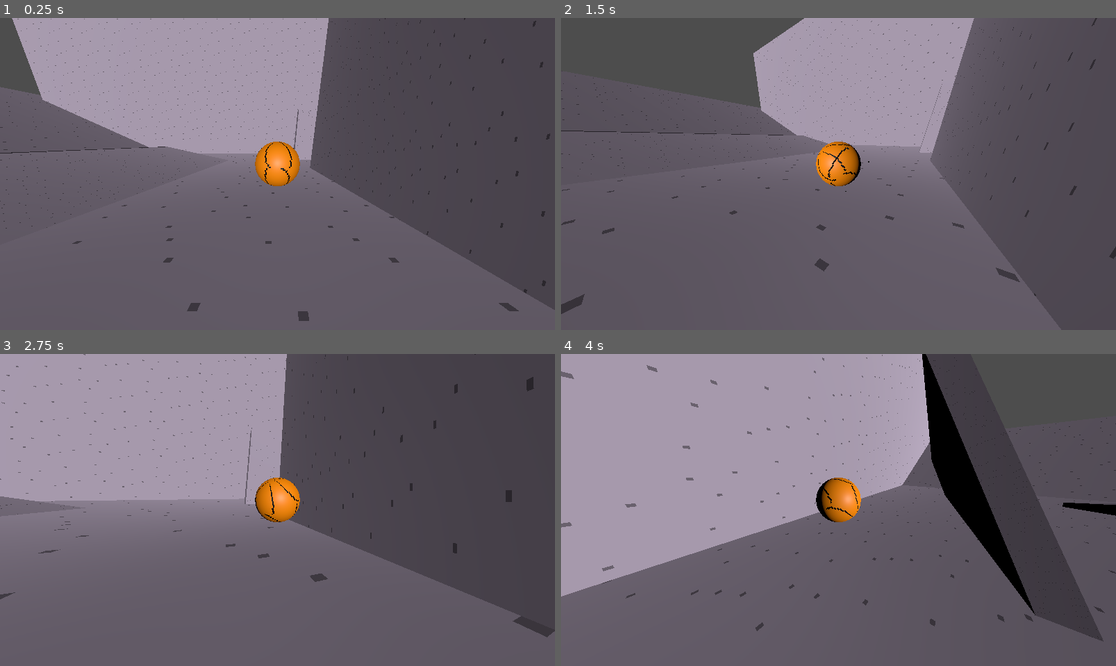
Above: before the commit, frames 1-4 (two rows, left to right).
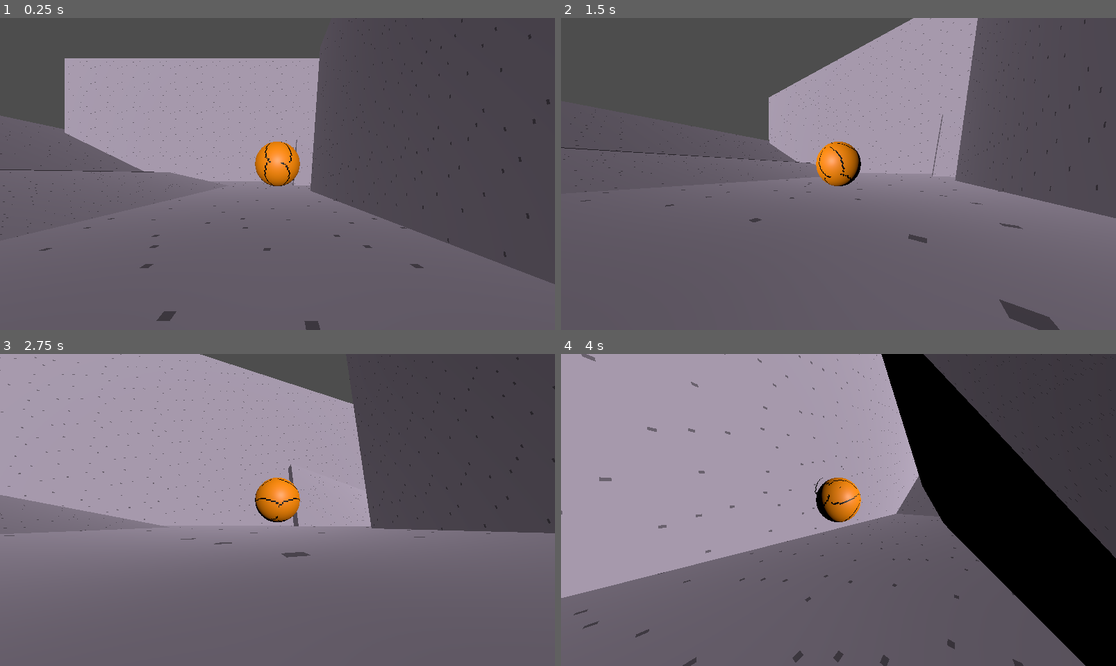
Above: after the commit, the same moments.

Repository: sleepycabbage/Murder-Balls
Game: Godot game, scene res://node_3d.tscn
Two runs of this game, one before a commit and one after it. Both use one fixed random seed, a clock stepped at 60 frames per second and the inputs below.
Inputs (mouse positions are in pixels of both pictures, inside the frame that each line leads up to):
- Up to frame 1 (0.25 s): no input
- Up to frame 2 (1.5 s): move the mouse to (866, 174) at 0.52 s; hold W (Forward) from 0.53 s (still down); tap Space (Jump) at 0.77 s; move the mouse to (810, 174) at 1.27 s
- Up to frame 3 (2.75 s): keep holding W (Forward); tap Space (Jump) at 1.52 s; move the mouse to (288, 503) at 2.02 s
- Up to frame 4 (4 s): keep holding W (Forward); move the mouse to (832, 516) at 2.77 s; tap Space (Jump) at 3.02, 3.77 s; move the mouse to (877, 513) at 3.52 s

The runs differ from the first frame. In frame 1, 16% of the frame differs, in the area x 0-100%, y 0-100%; in frame 2, 17%; in frame 3, 18%; in frame 4, 20%.

Commit message:
dani is about to make changes

Diff:
--- a/Movement.gd
+++ b/Movement.gd
@@ -47,14 +47,16 @@
 	var direction = (cameraHolder.transform.basis * Vector3(inputDirection.x,0,inputDirection.y)).normalized()
 
 	#movement uwu
-	if direction:
+	if direction != Vector3.ZERO:
 		angular_velocity.z+=-direction.x*delta*ACCELERATION
 		angular_velocity.x+=direction.z*delta*ACCELERATION
+
 		if(quickTurn):
 			if(-sign(direction.x)!=sign(angular_velocity.z)):
 				angular_velocity.z=sign(-direction.x)*abs(angular_velocity.z)*TURNAROUNDMULTIPLIER
 			if(sign(direction.z)!=sign(angular_velocity.x)):
 				angular_velocity.x=sign(direction.z)*abs(angular_velocity.x)*TURNAROUNDMULTIPLIER
+
 		angular_velocity.z=clamp(angular_velocity.z,-movementSpeed,movementSpeed)
 		angular_velocity.x=clamp(angular_velocity.x,-movementSpeed,movementSpeed)
 
--- a/Player.tscn
+++ b/Player.tscn
@@ -34,6 +34,7 @@
 script = ExtResource("1_fxe74")
 cameraHolder = NodePath("../CameraHolder")
 face = NodePath("Face")
+quickTurn = true
 
 [node name="Collider" type="CollisionShape3D" parent="Player"]
 shape = SubResource("SphereShape3D_wj73p")
@@ -49,3 +50,4 @@
 skeleton = NodePath("../..")
 
 [node name="CameraHolder" parent="." instance=ExtResource("2_pgxj6")]
+transform = Transform3D(1, 0, 0, 0, 1, 0, 0, 0, 1, 0, 0, 0)
